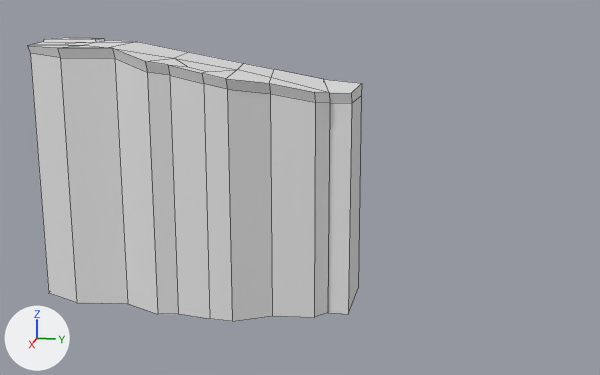
Renders of the FBX model Assets/Models/Levels/plateau02_a.fbx from each side of a commit.
Before and after are seen from a 50 mm lens placed at (61.3, -209.8, 4.6), pointed at (1.1, -221.8, -10.5). The lights are fixed; the arrows at lower left show +X, +Y and +Z. Mesh edges are drawn as thin lines. Where no turn or scale is listed for an object, it has been applied to the vertices.

Objects in the first picture: 'level_plateau02'.
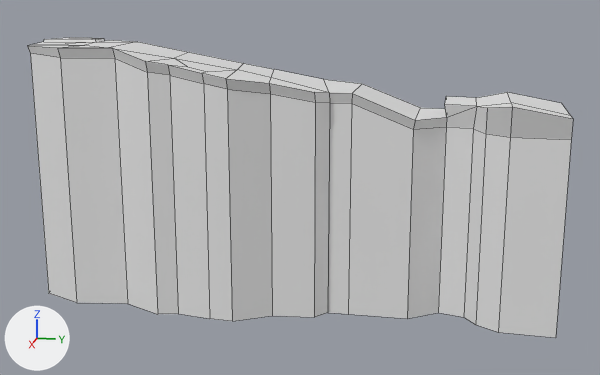
Changed parts and their boxes (x1, y1, x2, y2) in the pictures (600 x 375 px):
'level_plateau02', reshaped (63% wider)
    before: (27, 37, 362, 321)
    after: (27, 37, 573, 338)
part 1 of me_plane_001, built on
    before: (324, 79, 362, 311)
    after: (324, 79, 573, 338)

What changed in the scene script:
```text
Change me_plane_001:
    used by ob_level_plateau02; location = (0.0, 0.0, 0.0)
    remove me_plane_001.from_pydata(...)  # 72 vertices, 58 faces; spans x -3.8..6.0, y -243.0..-217.7, z -19.8..0.2
    add me_plane_001.from_pydata(...)  # 95 vertices, 74 faces; spans x -3.8..6.0, y -243.0..-202.8, z -19.8..0.2
    me_plane_001 part 1
    4 vertices are removed from x -3.0..3.0, y -220.8..-217.7, z -19.8..-3.0
    6 faces are deleted
    2 vertices move from x -2.9, y -217.7, z -19.8..-3.9 to x 2.7, y -213.3, z -19.8..-5.5
    27 vertices are added at x -3.1..4.8, y -217.7..-202.8, z -19.8..-3.0
    22 new faces join them
```
